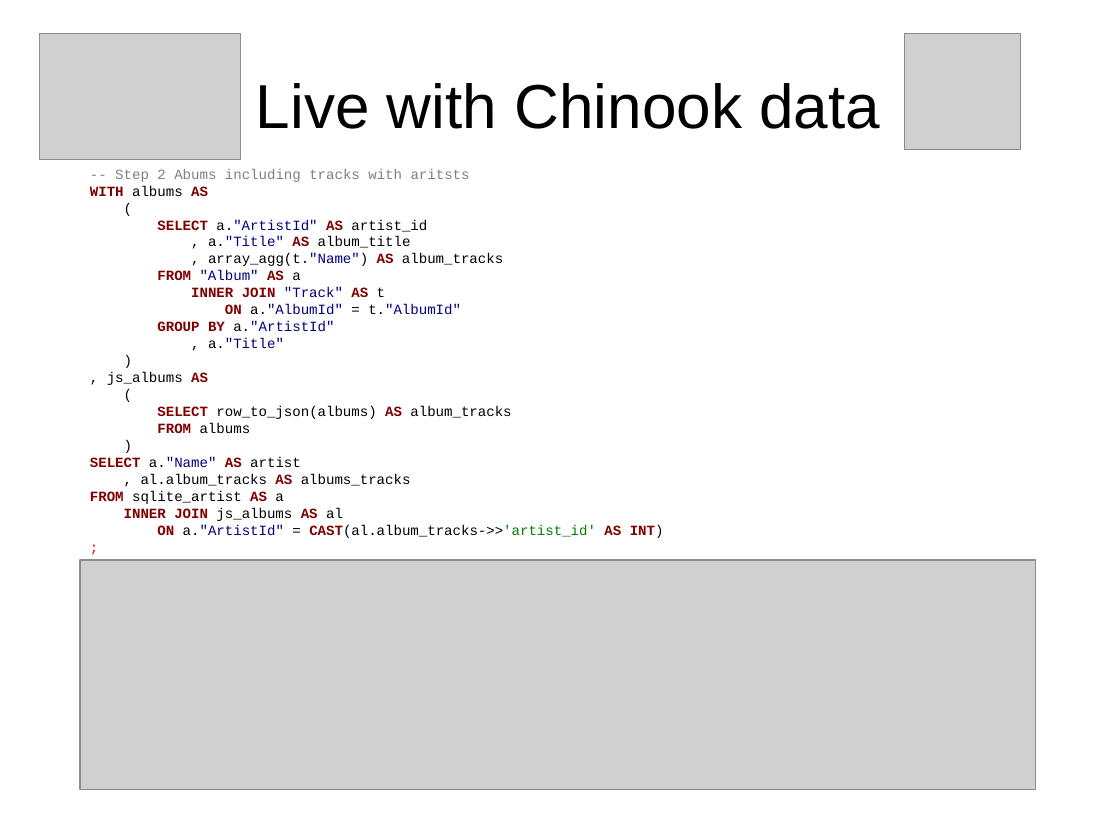
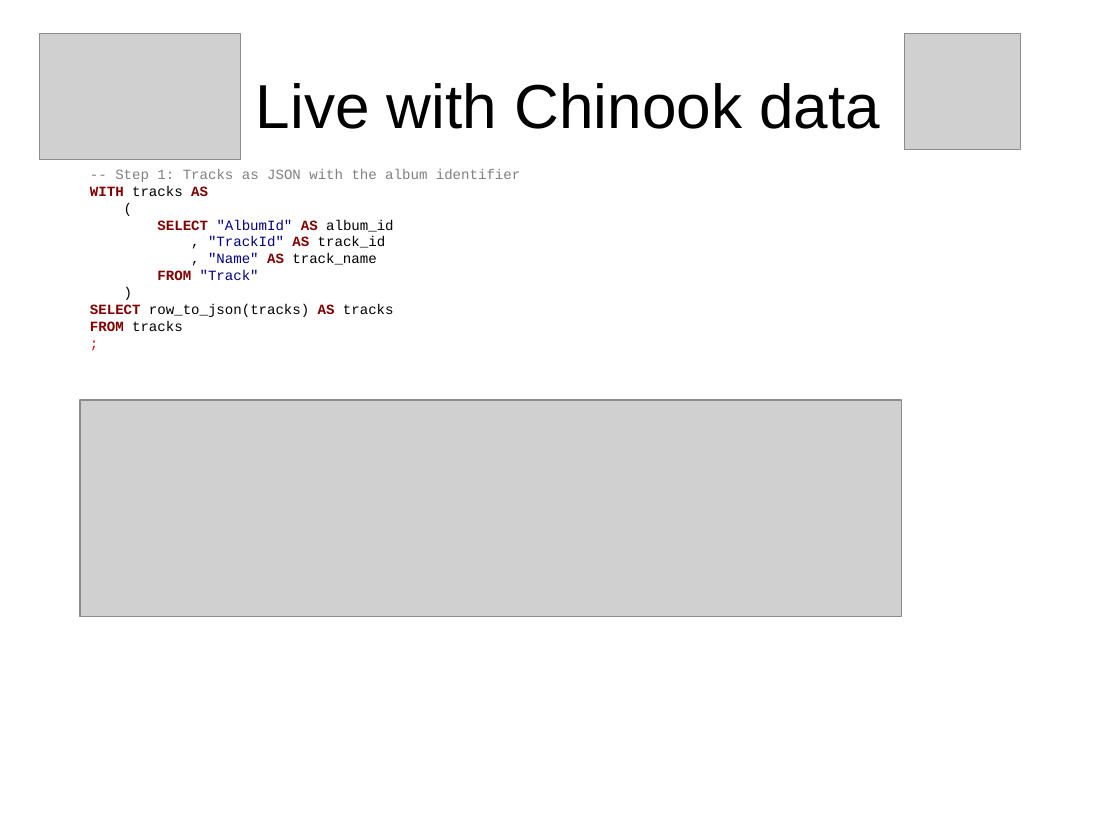
Before and after one commit to sjstoelting/talks, a slide deck: slide 14 of json-by-example/JSON-by-example.odp (slide 13 before the commit). Drawn at 1120x840 pixels with LibreOffice and Linux fonts; fonts in the diff are those of the drawing; grey boxes stand for pictures. Boxes give left, top, right and bottom in pixels: in the first picture for what was removed or moved away, otherwise in the second. Text is boxed around its words. In the diff, an @@ line names an element or a change of style, - is before the commit and + after.

```diff
--- a/json-by-example/JSON-by-example.odp
+++ b/json-by-example/JSON-by-example.odp
@@ text removed at (90,169,664,538) @@
--- Step 2 Abums including tracks with aritsts
-WITH albums AS
-(
-SELECT a."ArtistId" AS artist_id
-, a."Title" AS album_title
-, array_agg(t."Name") AS album_tracks
-FROM "Album" AS a
-INNER JOIN "Track" AS t
-ON a."AlbumId" = t."AlbumId"
-GROUP BY a."ArtistId"
-, a."Title"
-)
-, js_albums AS
-(
-SELECT row_to_json(albums) AS album_tracks
-FROM albums
-)
-SELECT a."Name" AS artist
-, al.album_tracks AS albums_tracks
-FROM sqlite_artist AS a
-INNER JOIN js_albums AS al
-ON a."ArtistId" = CAST(al.album_tracks->>'artist_id' AS INT)
-;
@@ text added at (90,169,520,331), 10 pt, text #000000 @@
+-- Step 1: Tracks as JSON with the album identifier
+WITH tracks AS
+(
+SELECT "AlbumId" AS album_id
+, "TrackId" AS track_id
+, "Name" AS track_name
+FROM "Track"
+)
+SELECT row_to_json(tracks) AS tracks
+FROM tracks
+;
@@ picture: place and size @@
-picture at (80,560,1037,790)
+picture at (80,400,901,618)
```
Also in this commit, not shown: 8 other slides changed, 5 slides added.
